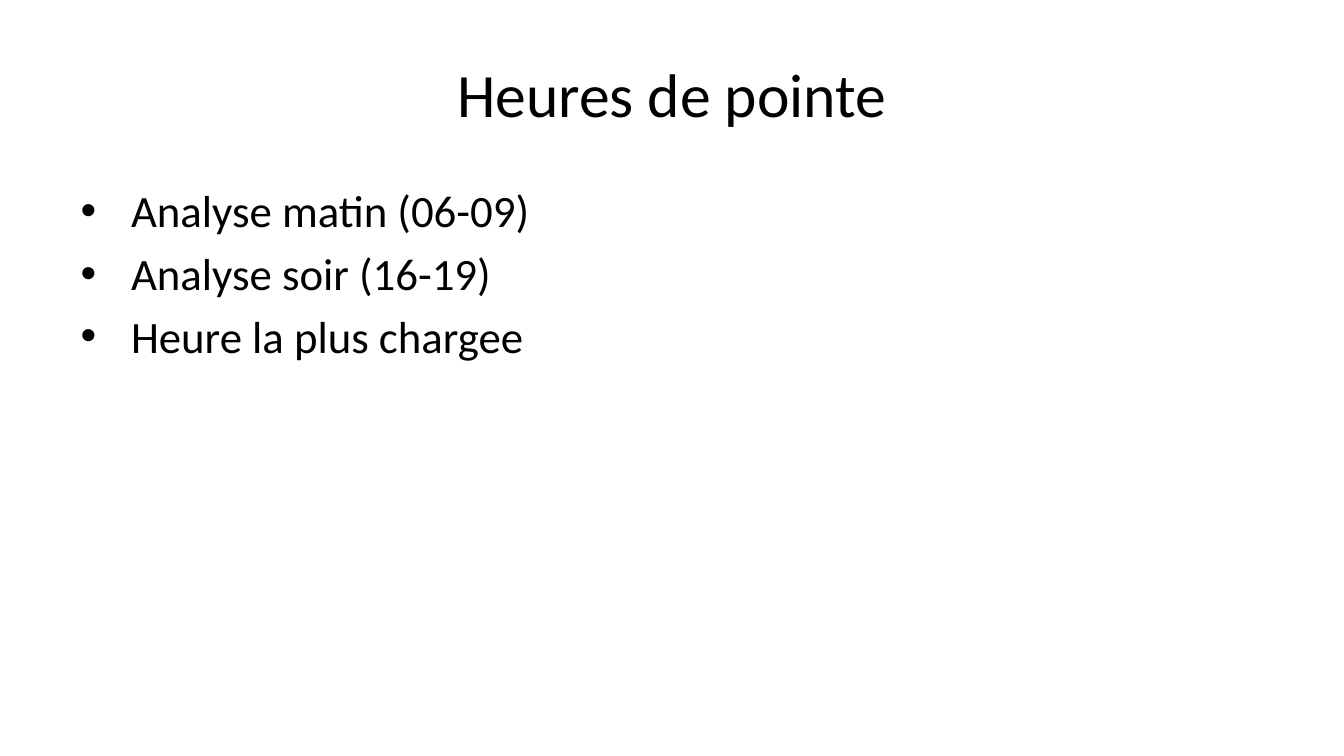
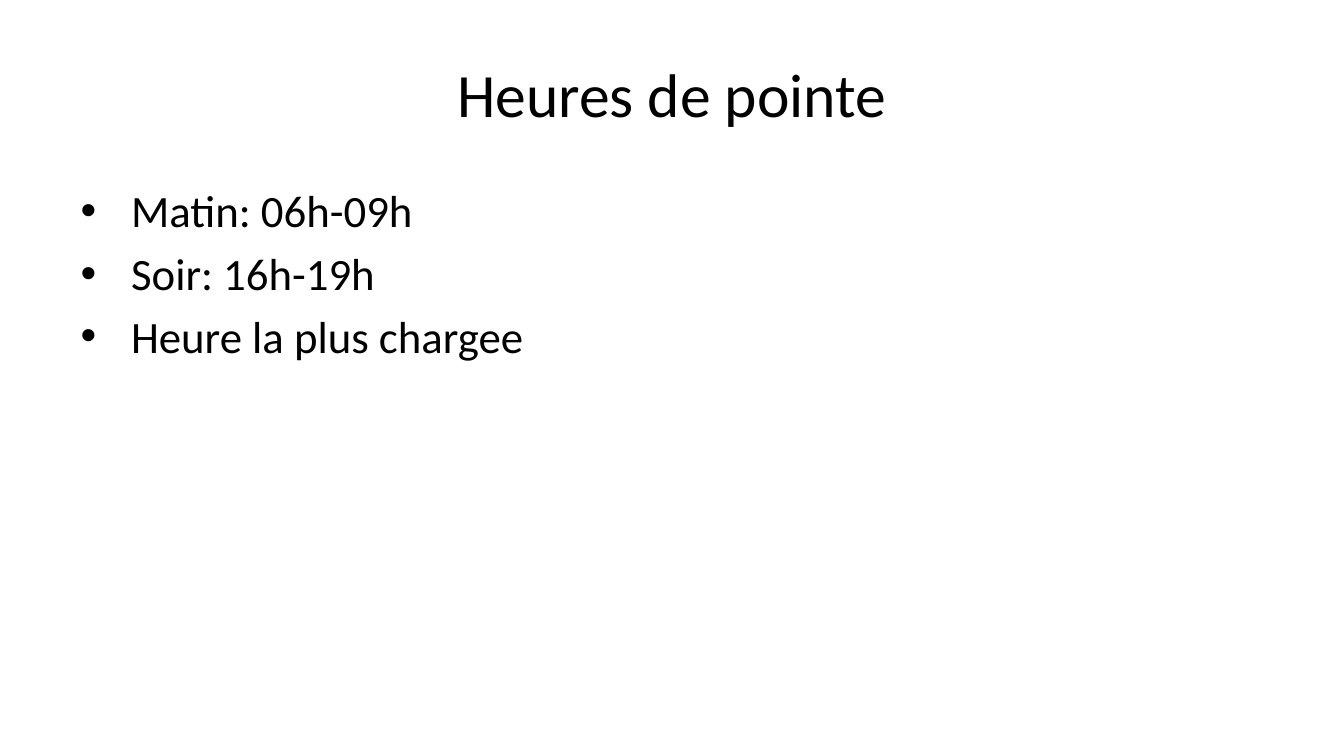
Before and after one commit to OumarouAhmed/Projet_R, a slide deck: slide 8 of docs/slides/presentation.pptx (slide 7 before the commit). Drawn at 1344x756 pixels with LibreOffice and Linux fonts; fonts in the diff are those of the drawing. Boxes give left, top, right and bottom in pixels: in the first picture for what was removed or moved away, otherwise in the second. Text is boxed around its words. In the diff, an @@ line names an element or a change of style, - is before the commit and + after.

```diff
--- a/docs/slides/presentation.pptx
+++ b/docs/slides/presentation.pptx
@@ text at (x1=131, y1=196, x2=412, y2=291): text changed @@
-• Analyse matin (06-09)
-• Analyse soir (16-19)
+• Matin: 06h-09h
+• Soir: 16h-19h
```
Also in this commit, not shown: 2 other slides changed, 1 slide added, 8 other files.
